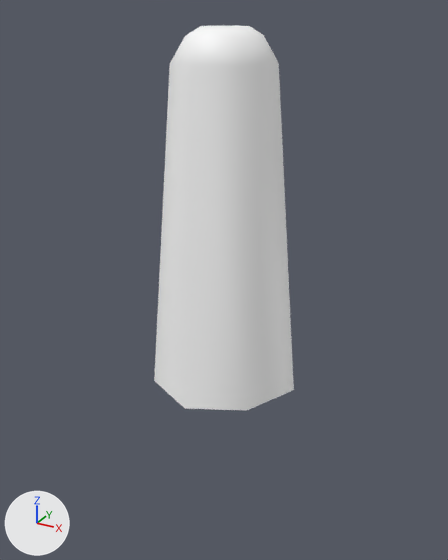
Before and after pictures for a commit that changed the FBX model Project_Neptune/MOBA_Neptune/Assets/Art/Environment/S_Colonne_01.fbx.
The view is the same before and after, from a 50 mm camera at (2.76, -5.23, 3.34) aimed at (-0.02, -0.18, 0.82). The lights are fixed; the arrows at lower left show +X, +Y and +Z. Where no turn or scale is listed for an object, it has been applied to the vertices.

Names of what the first picture shows: 'Colonne'.
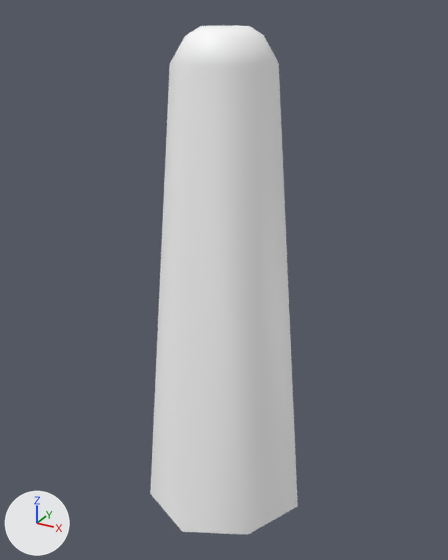
What differs and where, as boxes (x1, y1, x2, y2) in the pictures (448 x 560 px; the box of a moved part takes in the faces that stretch with it):
```json
{"object": "Colonne", "change": "reshaped", "before": [154, 26, 294, 410], "after": [150, 26, 298, 535], "on screen": "32% taller"}
{"part": 1, "of": "me_mesh", "change": "moved or reshaped", "before": [154, 87, 294, 410], "after": [150, 87, 298, 535]}
```

Scene script edits in JSON lines:
```json
{"block": "me_mesh", "where": "me_mesh.from_pydata(...)  # 32 vertices, 25 faces; spans x -0.8..0.8, y -0.8..0.8, z -0.23..3.2"}
{"block": "me_mesh", "where": "# used by ob_colonne; location = (0.0, -0.2, 0.0)"}
{"block": "me_mesh", "change": "me_mesh part 1"}
{"op": "set", "path": "me_mesh.vertices[0].co", "old": "(-0.54, -0.54, -0.23)", "new": "(-0.62, -0.62, -1.71)", "note": "pixel (154, 380) -> pixel (150, 493)"}
{"op": "set", "path": "me_mesh.vertices[1].co", "old": "(0.54, -0.54, -0.23)", "new": "(0.62, -0.62, -1.71)", "note": "pixel (246, 410) -> pixel (248, 534)"}
{"op": "set", "path": "me_mesh.vertices[2].co", "old": "(-0.54, 0.54, -0.23)", "new": "(-0.62, 0.62, -1.71)"}
{"op": "set", "path": "me_mesh.vertices[3].co", "old": "(0.54, 0.54, -0.23)", "new": "(0.62, 0.62, -1.71)", "note": "pixel (291, 359) -> not seen"}
{"op": "set", "path": "me_mesh.vertices[4].co", "old": "(0.0, -0.8, -0.23)", "new": "(0.0, -0.92, -1.71)", "note": "pixel (184, 408) -> pixel (182, 531)"}
{"op": "set", "path": "me_mesh.vertices[5].co", "old": "(0.0, 0.8, -0.23)", "new": "(0.0, 0.92, -1.71)"}
{"op": "set", "path": "me_mesh.vertices[6].co", "old": "(-0.8, 0.0, -0.23)", "new": "(-0.92, 0.0, -1.71)"}
{"op": "set", "path": "me_mesh.vertices[7].co", "old": "(0.8, 0.0, -0.23)", "new": "(0.92, 0.0, -1.71)", "note": "pixel (293, 390) -> pixel (297, 506)"}
```
